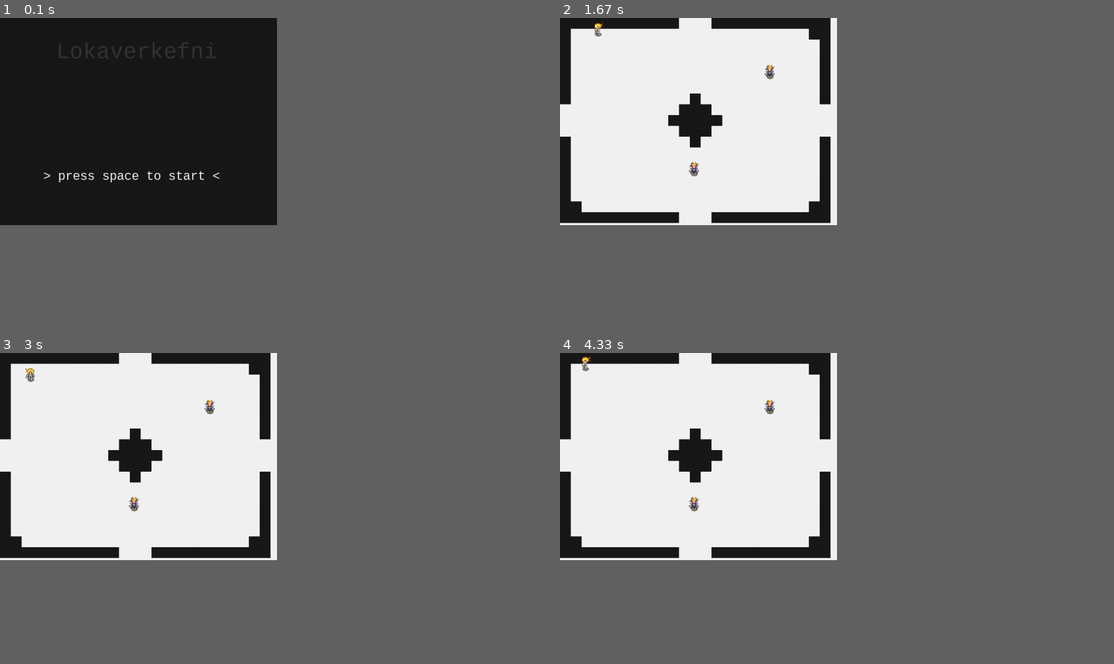
Above: before the commit, frames 1-4 (two rows, left to right).
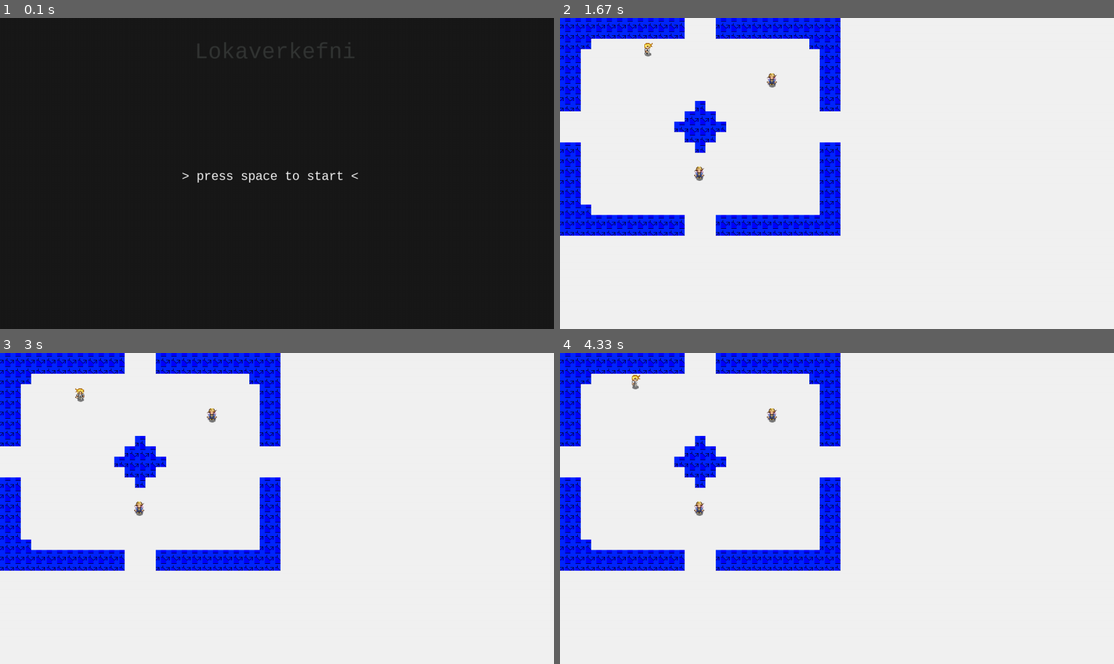
Above: after the commit, the same moments.

Repository: GudniNatan/Leikjaforritun-lokaverkefni-haust-2016
Game: pygame game, started from Lokaverkefni.py
Two runs of this game, one before a commit and one after it. Both use one fixed random seed, a clock stepped at 60 frames per second and the inputs below. The source is Python 2; it was converted automatically to run under Python 3.
Inputs:
- Up to frame 1 (0.1 s): no input
- Up to frame 2 (1.67 s): tap Space at 0.33 s; hold Right 0.67-1.13 s; hold Up 1.17-1.47 s; hold Right from 1.5 s (still down)
- Up to frame 3 (3 s): release Right at 1.97 s; hold Left 2-2.53 s; hold Down 2.57-2.87 s; tap Z at 2.9 s
- Up to frame 4 (4.33 s): hold Left 3.23-3.63 s; hold Up 3.67-4.03 s; hold Right from 4.07 s (still down)
The window is 450x337 before the commit and 900x506 after it. Grey fills any space a smaller window leaves; there, only what the larger window draws over its background counts as a difference.

The runs differ from the first frame. In frame 1, 1.0% of the frame differs, in the area x 7-65%, y 7-53%; in frame 2, 12%; in frame 3, 12%, in the area x 0-51%, y 0-71%; in frame 4, 12%.

Commit message:
tilbúinn í breytilega veggi

Diff:
--- a/Constants.py
+++ b/Constants.py
@@ -9,9 +9,9 @@
 
 GRID_SIZE = [30, 30]     # Width and height of maze (can fit 355x635 if drawSize is 1)
 startPoint = [14, 14]   # Starting position of generator (and player?)
-drawSize = 25
+drawSize = 24
 halfDrawSize = drawSize / 2
-window_size = window_width, window_height = 640, 480
+window_size = window_width, window_height = 1280, 720
 
 #Custom Events
 pathfindingEvent = USEREVENT+1
--- a/Objects.py
+++ b/Objects.py
@@ -22,7 +22,30 @@
         self.rect.topleft = rect.topleft
 
 
-class Sword(pygame.sprite.Sprite):
+class SimpleSprite(pygame.sprite.Sprite):  # Molds rect to sprite
+    def __init__(self, top_left_point, surface):
+        super(SimpleSprite, self).__init__()
+        self.image = surface
+        self.rect = surface.get_rect()
+        self.rect.topleft = top_left_point
+
+
+class SimpleRectSprite(pygame.sprite.Sprite):  # Molds sprite to rect, either by cropping or rescaling
+    def __init__(self, rect, surface, scale=False):
+        super(SimpleRectSprite, self).__init__()
+        self.rect = pygame.Rect(rect)
+        self.image = surface
+        rect.topleft = (0, 0)
+        if rect.contains(surface.get_rect()):
+            return
+        if not scale:
+            self.image = surface.subsurface(rect)
+        else:
+            self.image = pygame.transform.scale(surface, (rect.w, rect.h))
+
+
+
+'''class Sword(pygame.sprite.Sprite):
     def __init__(self, x, y, image):
         self.image = pygame.Surface([rect.w, rect.h])
         self.image.fill(color)
@@ -41,7 +64,7 @@
 
     def update_pos(self, pos):
         self.originalRect.center = pos
-        self.rect.center = pos
+        self.rect.center = pos'''
 
 
 class Animation(object):
--- a/Scenes.py
+++ b/Scenes.py
@@ -37,6 +37,7 @@
         super(GameScene, self).__init__()
         charset = pygame.image.load(os.path.join('images', 'charset.png')).convert_alpha()
         shadow = pygame.image.load(os.path.join('images', 'shadow.png')).convert_alpha()
+        walls = pygame.image.load(os.path.join('images', 'veggur test.png')).convert_alpha()
         self.paused = False
         self.entities = pygame.sprite.LayeredUpdates()
         self.npcs = pygame.sprite.Group()
@@ -51,14 +52,19 @@
 
         f = open(os.path.join('rooms', 'room' + str(level)) + ".txt", 'r')
         lines = f.readlines()
-        for i in range(len(lines)):
-            for j in range(len(lines[i])):
+        for i in xrange(len(lines)):
+            for j in xrange(len(lines[i])):
                 if lines[i][j] == "W":
                     rect = pygame.Rect(j * drawSize, i * drawSize, drawSize, drawSize)
-                    self.block_group.add(Block(rect, BLACK))
+                    self.block_group.add(SimpleRectSprite(rect, walls.subsurface(0, 0, drawSize, drawSize)))
                 if lines[i][j] == "S":
                     stalker = Stalker(pygame.Rect(j * drawSize, i * drawSize, 15, drawSize / 2), charset.subsurface(pygame.Rect(48, 72, 47, 72)), character_sprite_size, self.player)
                     self.npcs.add(stalker)
+                if lines[i][j] == "P":
+                    self.player.realX = j * drawSize
+                    self.player.realY = i * drawSize
+                    self.player.collision_rect.topleft = (j * drawSize, i * drawSize)
+                    print("p")
 
         '''for i in range(GRID_SIZE[0] * 2):
                 block1 = (Block(pygame.Rect(i * drawSize, 0, drawSize, drawSize), BLACK))
@@ -209,21 +215,19 @@
         screen.fill(BLACK)
         text1 = self.font.render('Lokaverkefni', True, tuple(self.color))
         text2 = self.sfont.render('> press space to start <', True, WHITE)
-        screen.blit(text1, (130, 50))
-        screen.blit(text2, (100, 350))
+        screen.blit(text1, (450, 50))
+        screen.blit(text2, (420, 350))
 
     def update(self, time):
         pass
 
     def handle_events(self, events):
         for event in events:
+            if event.type == pygame.QUIT or (event.type == KEYDOWN and event.key == K_ESCAPE):
+                pygame.event.post(pygame.event.Event(QUIT))
             if event.type == KEYDOWN and event.key == K_SPACE:
                 self.mixer.fadeout(500)
                 self.manager.go_to(GameScene(0))
-            if event.type == pygame.QUIT:
-                pygame.event.post(pygame.event.Event(QUIT))
-            if event.type == pygame.KEYDOWN and event.key == pygame.K_ESCAPE:
-                pygame.event.post(pygame.event.Event(QUIT))
             if event.type == animationEvent:
                 for i in range(3):
                     if self.colorLevel[i]:
--- a/pathfinderAStar.py
+++ b/pathfinderAStar.py
@@ -114,13 +114,13 @@
         index = 0
         while index is not None:
             finish = self.handleNode(index)
-            if self.passcount > 250 or (range != -1 and self.passcount > search_range * 10):
+            if self.passcount > 250 or (search_range != -1 and self.passcount > search_range * 10):
                 break
             if finish:
                 if finish is None:
                     break
                 path = self.trace_path(finish)
-                if range != -1 and len(path.nodes) > search_range:
+                if search_range != -1 and len(path.nodes) > search_range:
                     break
                 return self.trace_path(finish)
             index = self.getHighestPriorityNodeIndex(self.open_list)
--- a/rooms/room0.txt
+++ b/rooms/room0.txt
@@ -1,19 +1,21 @@
-WWWWWWWWWWW   WWWWWWWWWWW
-W                      WW
-W                       W
-W                       W
-W                       W
-W                  S    W
-W                       W
-W           W           W
-           WWW
-          WWWWW
-           WWW
-W           W           W
-W                       W
-W                       W
-W           S           W
-W                       W
-W                       W
-WW                     WW
-WWWWWWWWWWW   WWWWWWWWWWW
+WWWWWWWWWWWW   WWWWWWWWWWWW
+WWWWWWWWWWWW   WWWWWWWWWWWW
+WWW                     WWW
+WW                       WW
+WW    P                  WW
+WW                       WW
+WW                  S    WW
+WW                       WW
+WW           W           WW
+            WWW
+           WWWWW
+            WWW
+WW           W           WW
+WW                       WW
+WW                       WW
+WW           S           WW
+WW                       WW
+WW                       WW
+WWW                      WW
+WWWWWWWWWWWW   WWWWWWWWWWWW
+WWWWWWWWWWWW   WWWWWWWWWWWW
Binary file added: images/veggir 1.png
Binary file added: images/veggur test.png
Not shown, added: images/veggir 1.psd
